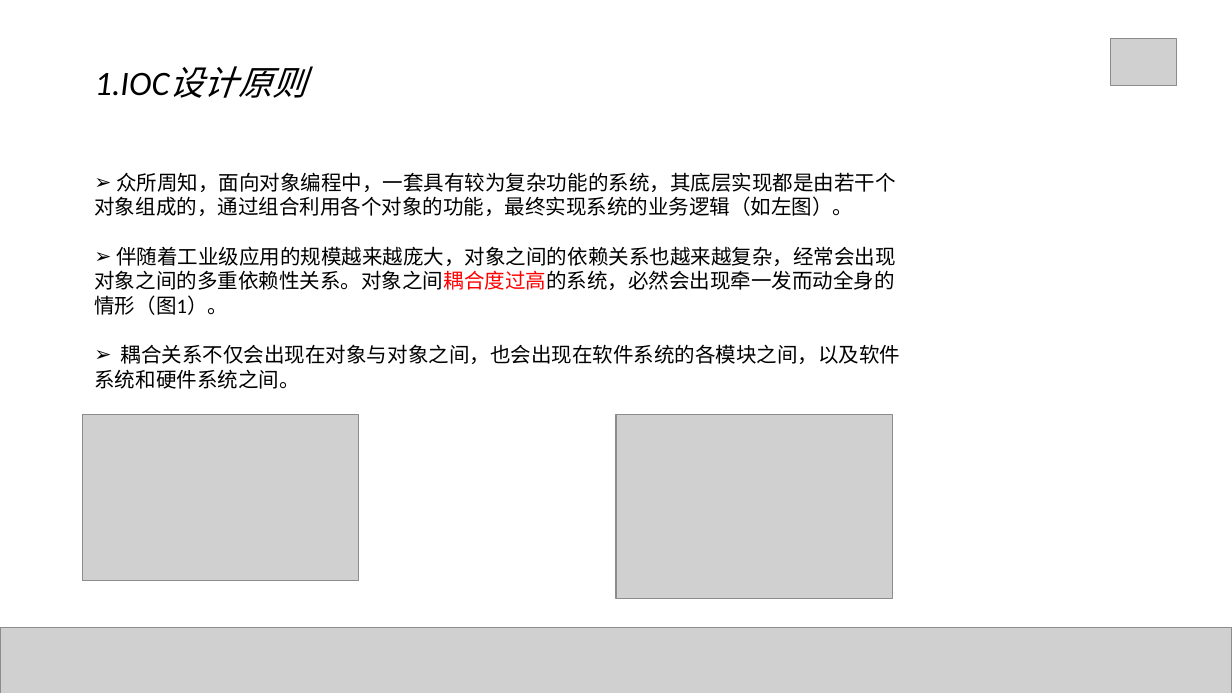
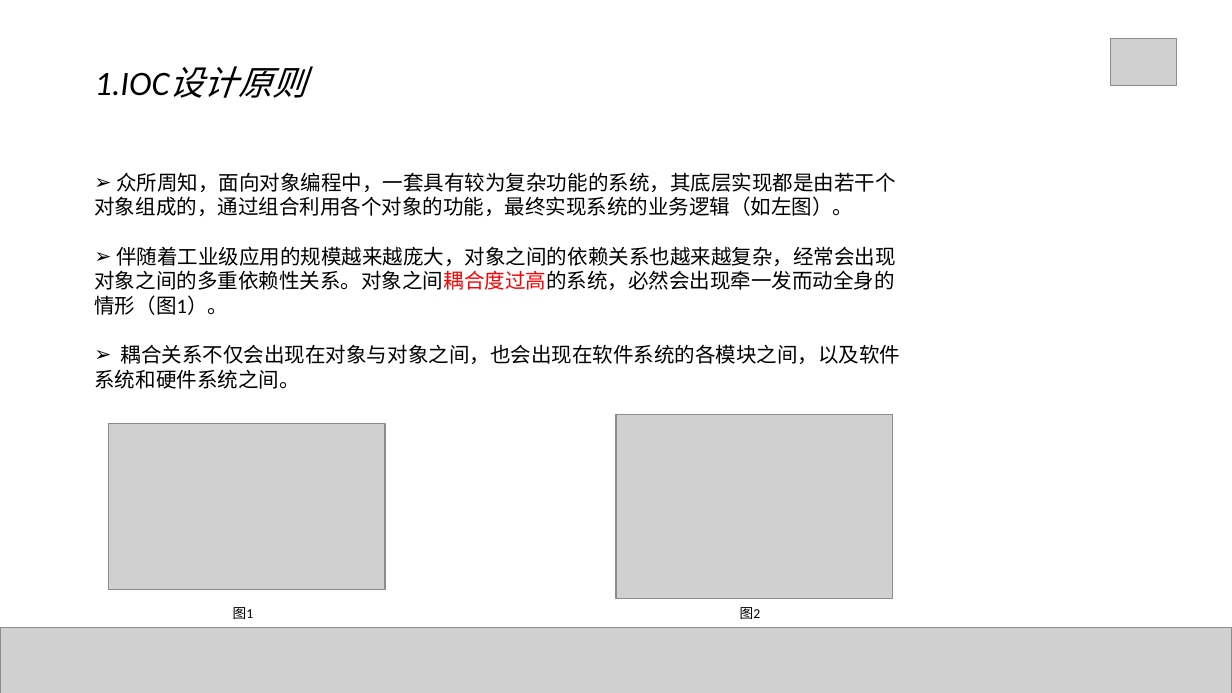
Before and after one commit to Mrchensama/DependenceInjection, a slide deck: slide 4 of 陈胡-依赖注入.pptx. Drawn at 1232x693 pixels with LibreOffice and Linux fonts; fonts in the diff are those of the drawing; grey boxes stand for pictures. Boxes give left, top, right and bottom in pixels: in the first picture for what was removed or moved away, otherwise in the second. Text is boxed around its words. In the diff, an @@ line names an element or a change of style, - is before the commit and + after.

```diff
--- a/陈胡-依赖注入.pptx
+++ b/陈胡-依赖注入.pptx
@@ picture: place and size @@
-picture at box(83, 414, 359, 580)
+picture at box(108, 424, 384, 590)
@@ text added at box(233, 607, 254, 619), 8 pt, text #000000 @@
+图1
@@ text added at box(740, 607, 761, 619), 8 pt, text #000000 @@
+图2
```
Also in this commit, not shown: 7 other slides changed, 14 slides added, 4 slides removed, 5 other files.
